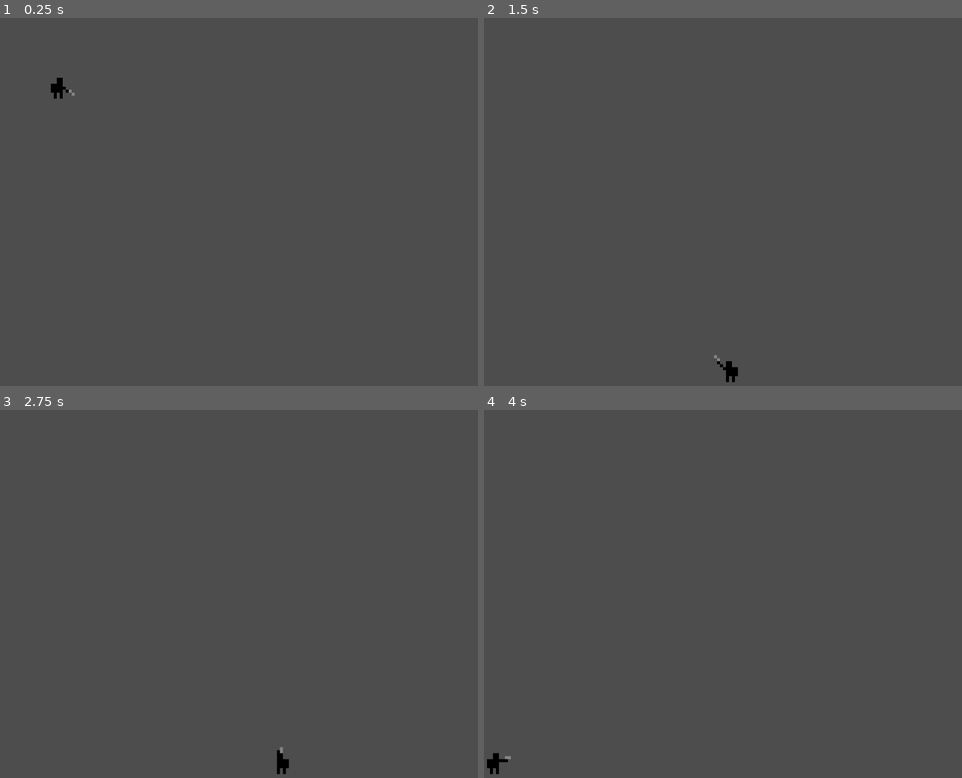
Above: before the commit, frames 1-4 (two rows, left to right).
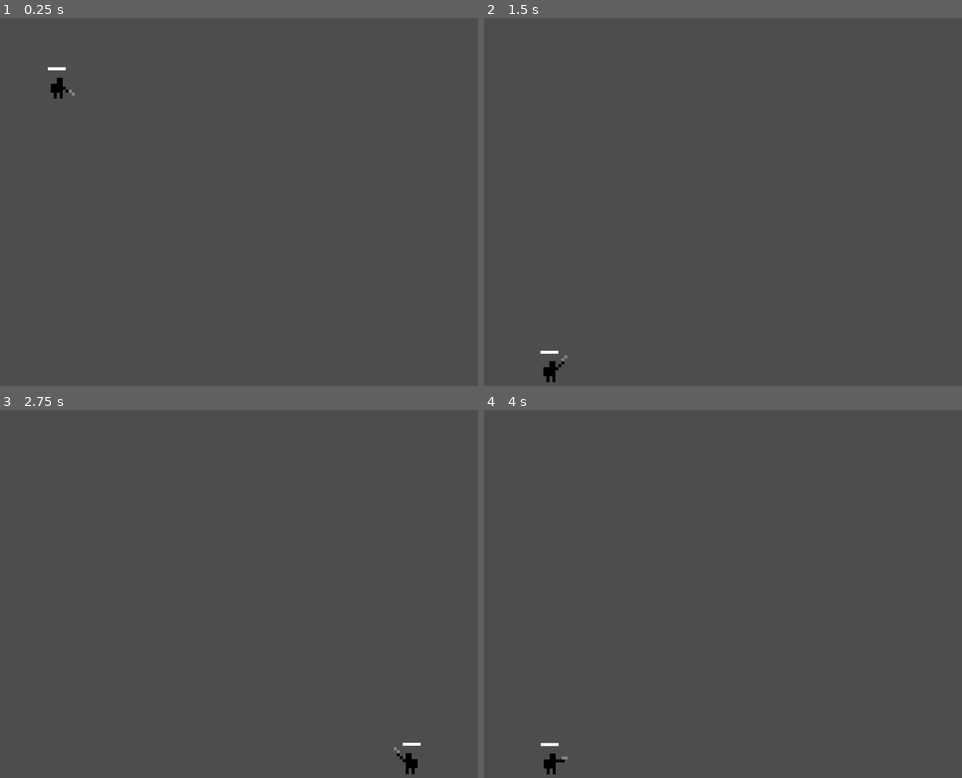
Above: after the commit, the same moments.

Repository: the-alex-g/goblin_guns
Game: Godot game, scene res://main/main.tscn
The game is run twice, just before and just after one commit, with the same random seed, the same clock (stepped at 60 frames per second) and the same inputs.
Inputs (mouse positions are in pixels of both pictures, inside the frame that each line leads up to):
- Up to frame 1 (0.25 s): no input
- Up to frame 2 (1.5 s): move the mouse to (828, 231) at 0.52 s; hold D (right) from 0.53 s (still down); move the mouse to (627, 279) at 1.27 s
- Up to frame 3 (2.75 s): move the mouse to (286, 542) at 2.02 s; release D (right) at 2.03 s; hold A (left) from 2.03 s (still down)
- Up to frame 4 (4 s): move the mouse to (699, 741) at 2.77 s; release A (left) at 2.78 s; hold D (right) from 2.78 s (still down); move the mouse to (866, 719) at 3.52 s

The runs differ from the first frame. In frame 1, less than 0.1% of the frame differs, in the area x 10-14%, y 13-15%; in frame 2, 0.3%, in the area x 11-54%, y 90-100%; in frame 3, 0.3%; in frame 4, 0.3%.

Commit message:
Add a health bar and grenade throw animation

Diff:
--- a/project/main/main.tscn
+++ b/project/main/main.tscn
@@ -4,6 +4,8 @@
 
 [sub_resource type="RectangleShape2D" id="RectangleShape2D_saui7"]
 size = Vector2(280, 20)
+
+[sub_resource type="RectangleShape2D" id="RectangleShape2D_xapjy"]
 
 [node name="Main" type="Node2D" unique_id=1247647158]
 
@@ -15,3 +17,9 @@
 
 [node name="Player" parent="." unique_id=1037376385 instance=ExtResource("1_53q0u")]
 position = Vector2(19, 12)
+
+[node name="StaticBody2D2" type="StaticBody2D" parent="." unique_id=2034888281]
+
+[node name="CollisionShape2D" type="CollisionShape2D" parent="StaticBody2D2" unique_id=1776156187]
+position = Vector2(34, 114)
+shape = SubResource("RectangleShape2D_xapjy")
--- /dev/null
+++ b/project/player/healthbar.gdshader
@@ -0,0 +1,18 @@
+shader_type canvas_item;
+
+instance uniform float percent = 1.0;
+
+void vertex() {
+	// Called for every vertex the material is visible on.
+}
+
+void fragment() {
+	if (UV.x > percent) {
+		COLOR.a = 0.0;
+	}
+}
+
+//void light() {
+//	// Called for every pixel for every light affecting the CanvasItem.
+//	// Uncomment to replace the default light processing function with this one.
+//}
--- a/project/player/player.gd
+++ b/project/player/player.gd
@@ -11,7 +11,14 @@
 @export var disabled = false
 @export var id := 0
 
+var _health := 6 :
+	set(value):
+		_health = clampi(value, 0, 6)
+		_healthbar.set_instance_shader_parameter("percent", value / 6.0)
+var _special_animation_playing := false
+
 @onready var _sprite := $AnimatedSprite2D
+@onready var _healthbar := $HealthBar
 
 func _physics_process(delta:float)->void:
 	if not is_on_floor() or velocity.y > 0.0:
@@ -60,6 +67,8 @@
 
 
 func _process_animation()->void:
+	if _special_animation_playing:
+		return
 	if _is_aiming():
 		_play_shoot_animation(_get_fire_angle())
 	else:
@@ -120,8 +129,22 @@
 	_play_shoot_animation(angle)
 
 
+func _play_special_animation(anim_name: String) -> void:
+	_sprite.play(anim_name)
+	_special_animation_playing = true
+
+
 func _throw_grenade(grenade: RigidBody2D) -> void:
 	var angle := _get_fire_angle()
 	grenade.global_position = _get_launch_position(angle)
 	get_tree().root.add_child(grenade)
 	grenade.apply_central_impulse(Vector2.from_angle(angle) * grenade_speed)
+	_play_special_animation("throw_grenade")
+
+
+func hit(amount: int) -> void:
+	_health -= amount
+
+
+func _on_animated_sprite_2d_animation_finished() -> void:
+	_special_animation_playing = false
--- a/project/player/player.tscn
+++ b/project/player/player.tscn
@@ -3,6 +3,9 @@
 [ext_resource type="Script" uid="uid://dx8r7x42l5ilj" path="res://player/player.gd" id="1_oul6g"]
 [ext_resource type="Texture2D" uid="uid://d1u3utenlng3j" path="res://player/player.png" id="2_rkbax"]
 [ext_resource type="Texture2D" uid="uid://byfr0kknuotsq" path="res://player/gunman.png" id="3_g1dw6"]
+[ext_resource type="Texture2D" uid="uid://bxtallcmb2x3s" path="res://player/gunman_throw.png" id="4_g6k8r"]
+[ext_resource type="Shader" uid="uid://ci7gubnkf44y2" path="res://player/healthbar.gdshader" id="4_qjkh3"]
+[ext_resource type="Texture2D" uid="uid://dwcimsdanpvrv" path="res://player/healthbar.png" id="4_yw30f"]
 
 [sub_resource type="RectangleShape2D" id="RectangleShape2D_saui7"]
 size = Vector2(4, 8)
@@ -42,6 +45,26 @@
 [sub_resource type="AtlasTexture" id="AtlasTexture_2ieo8"]
 atlas = ExtResource("3_g1dw6")
 region = Rect2(0, 18, 8, 9)
+
+[sub_resource type="AtlasTexture" id="AtlasTexture_ebec5"]
+atlas = ExtResource("4_g6k8r")
+region = Rect2(0, 0, 7, 8)
+
+[sub_resource type="AtlasTexture" id="AtlasTexture_yllr7"]
+atlas = ExtResource("4_g6k8r")
+region = Rect2(7, 0, 7, 8)
+
+[sub_resource type="AtlasTexture" id="AtlasTexture_kb6p2"]
+atlas = ExtResource("4_g6k8r")
+region = Rect2(0, 8, 7, 8)
+
+[sub_resource type="AtlasTexture" id="AtlasTexture_wodsf"]
+atlas = ExtResource("4_g6k8r")
+region = Rect2(7, 8, 7, 8)
+
+[sub_resource type="AtlasTexture" id="AtlasTexture_32hag"]
+atlas = ExtResource("4_g6k8r")
+region = Rect2(0, 16, 7, 8)
 
 [sub_resource type="SpriteFrames" id="SpriteFrames_oul6g"]
 animations = [{
@@ -106,7 +129,30 @@
 "loop": 1,
 "name": &"shoot_up",
 "speed": 5.0
+}, {
+"frames": [{
+"duration": 1.0,
+"texture": SubResource("AtlasTexture_ebec5")
+}, {
+"duration": 1.0,
+"texture": SubResource("AtlasTexture_yllr7")
+}, {
+"duration": 1.0,
+"texture": SubResource("AtlasTexture_kb6p2")
+}, {
+"duration": 1.0,
+"texture": SubResource("AtlasTexture_wodsf")
+}, {
+"duration": 1.0,
+"texture": SubResource("AtlasTexture_32hag")
+}],
+"loop": 0,
+"name": &"throw_grenade",
+"speed": 15.0
 }]
+
+[sub_resource type="ShaderMaterial" id="ShaderMaterial_qjkh3"]
+shader = ExtResource("4_qjkh3")
 
 [node name="Player" type="CharacterBody2D" unique_id=1037376385]
 collision_layer = 2
@@ -120,5 +166,14 @@
 texture_filter = 1
 position = Vector2(0, -4.5)
 sprite_frames = SubResource("SpriteFrames_oul6g")
-animation = &"shoot_up"
+animation = &"throw_grenade"
+frame = 4
+frame_progress = 1.0
 offset = Vector2(2, 0)
+
+[node name="HealthBar" type="Sprite2D" parent="." unique_id=1510108352]
+material = SubResource("ShaderMaterial_qjkh3")
+position = Vector2(0, -10)
+texture = ExtResource("4_yw30f")
+
+[connection signal="animation_finished" from="AnimatedSprite2D" to="." method="_on_animated_sprite_2d_animation_finished"]
--- a/project/projectiles/fragment.gd
+++ b/project/projectiles/fragment.gd
@@ -37,6 +37,6 @@
 		queue_free()
 
 
-func _on_body_entered(body: Node2D) -> void:
+func _on_hit_area_body_entered(body: Node2D) -> void:
 	if body.has_method("hit"):
 		body.hit(_damage)
--- a/project/projectiles/fragment.tscn
+++ b/project/projectiles/fragment.tscn
@@ -11,6 +11,7 @@
 [node name="HitArea" type="Area2D" parent="." unique_id=1681541033]
 collision_layer = 4
 collision_mask = 2
+monitorable = false
 
 [node name="CollisionShape2D" type="CollisionShape2D" parent="HitArea" unique_id=1056696724]
 shape = SubResource("RectangleShape2D_saui7")
@@ -23,4 +24,4 @@
 target_position = Vector2(2, 0)
 hit_from_inside = true
 
-[connection signal="body_entered" from="HitArea" to="HitArea" method="_on_body_entered"]
+[connection signal="body_entered" from="HitArea" to="." method="_on_hit_area_body_entered"]
Binary file added: project/player/gunman_throw.png
Not shown, added: project/player/gunman_throw.png.import
Not shown, added: project/player/healthbar.gdshader.uid
Binary file added: project/player/healthbar.png
Not shown, added: project/player/healthbar.png.import
